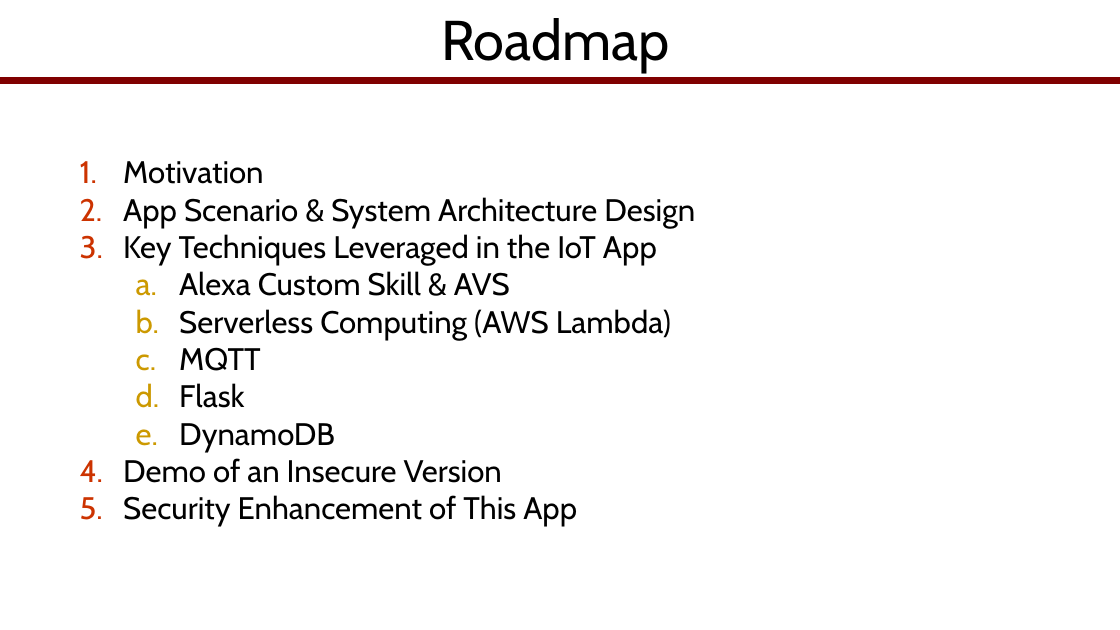
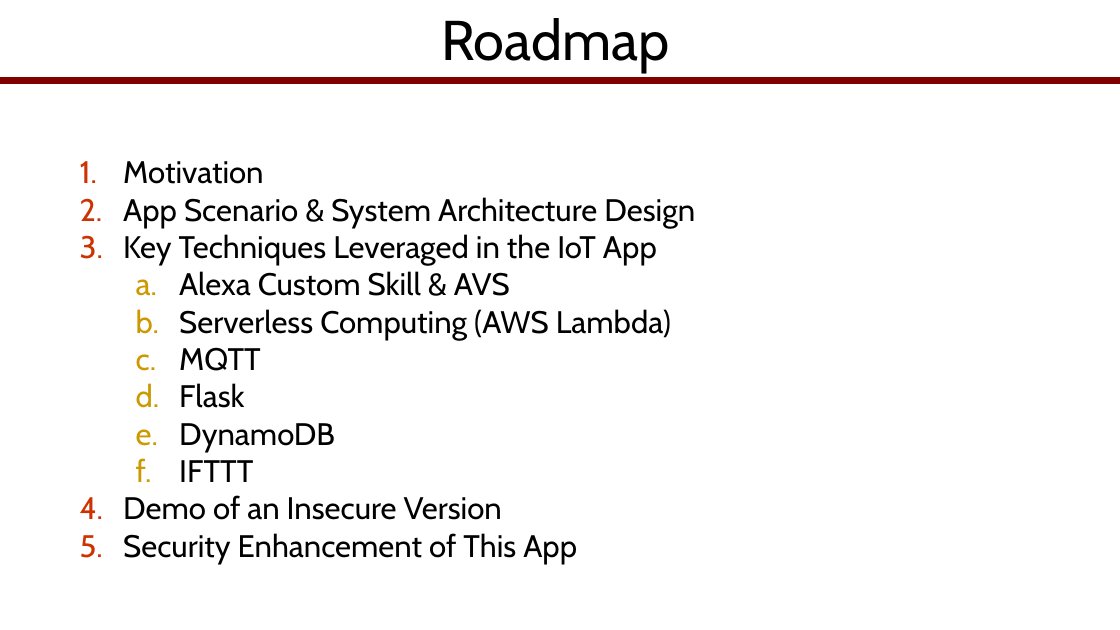
Before and after one commit to VUZhuangweiKang/SmartHotelDemo, a slide deck: slide 2 of Marriott Lecture App Dev Section.pptx. Drawn at 1120x630 pixels with LibreOffice and Linux fonts; fonts in the diff are those of the drawing; background and template pictures are left out. Boxes give left, top, right and bottom in pixels: in the first picture for what was removed or moved away, otherwise in the second. Text is boxed around its words. In the diff, an @@ line names an element or a change of style, - is before the commit and + after.

Commit message:
update

```diff
--- a/Marriott Lecture App Dev Section.pptx
+++ b/Marriott Lecture App Dev Section.pptx
@@ text at (x1=179, y1=460, x2=253, y2=482): paragraph added @@
+  f. IFTTT
```
Also in this commit, not shown: 2 slides added.
